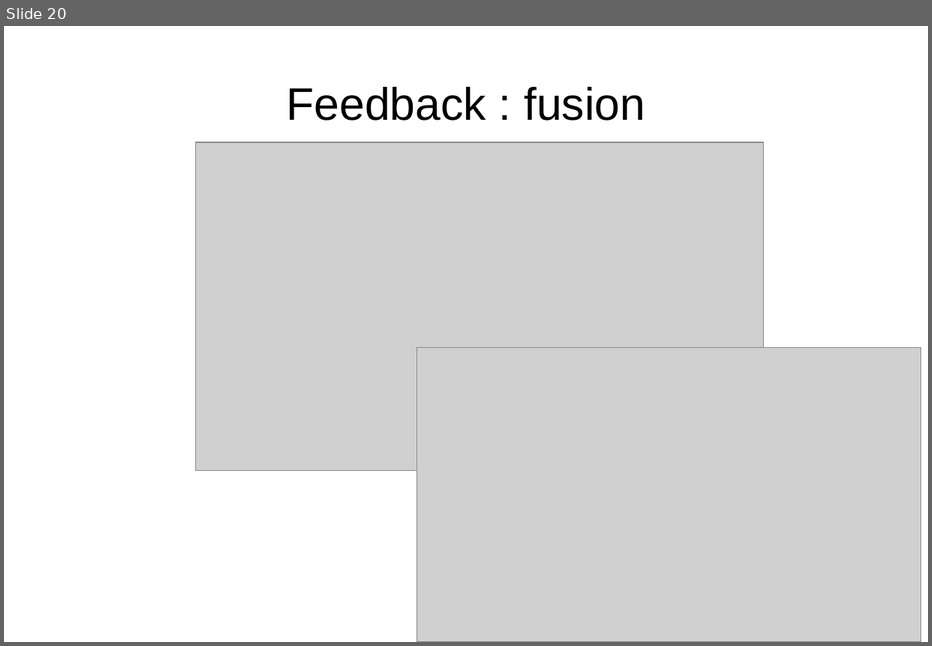
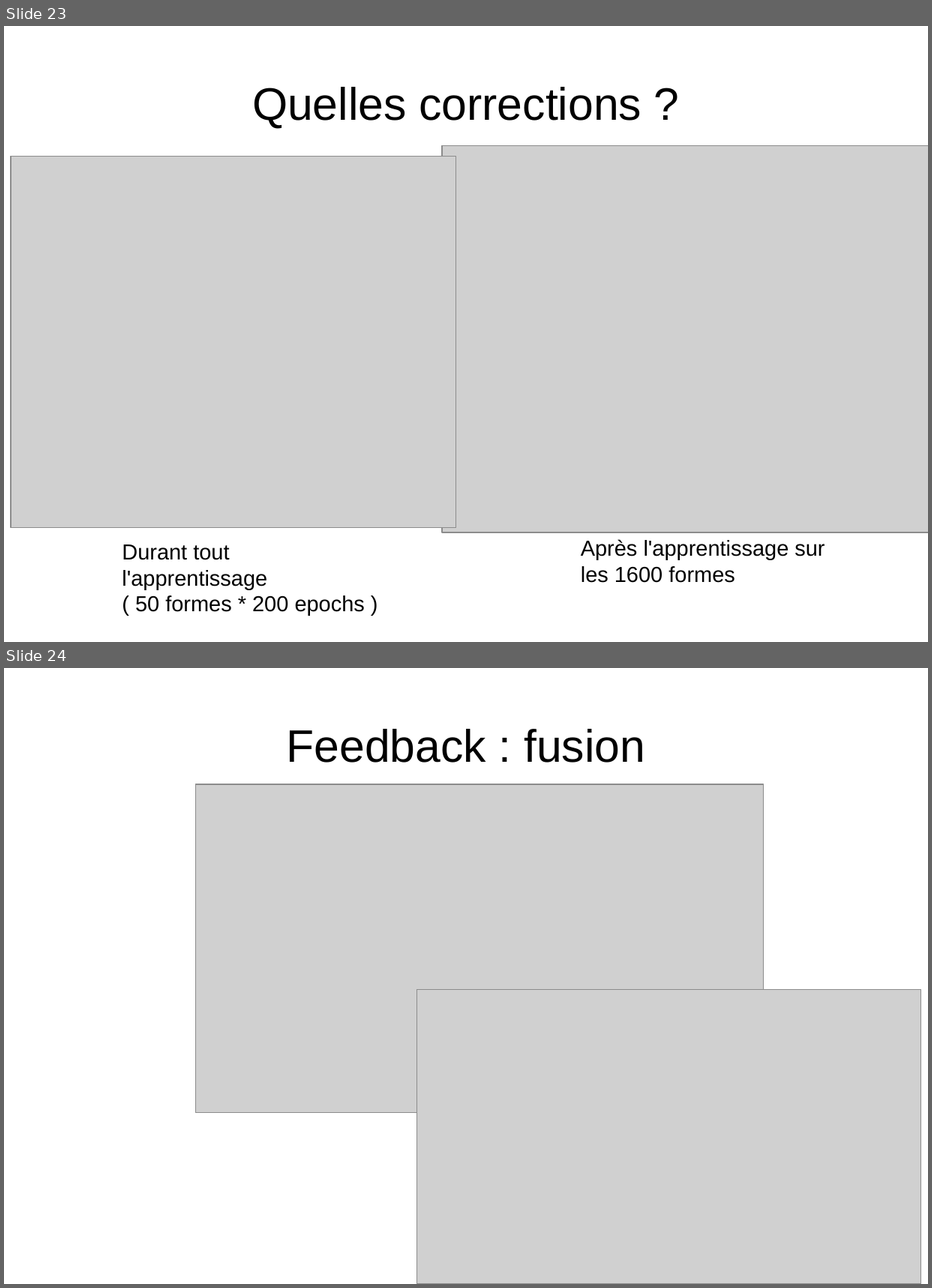
Before and after one commit to matthieu637/anne, a slide deck: exp/pre-presentation/pre-presentation.odp. Shown one above the other, each under a label of ours: slide 20 before the commit, slides 23 and 24 after it. The pictures are 932x646 and 932x1288 pixels, drawn with LibreOffice and Linux fonts; fonts in the diff are those of the drawing; grey boxes stand for pictures. Boxes give left, top, right and bottom in pixels: in the first picture for what was removed or moved away, otherwise in the second. Text is boxed around its words. In the diff, an @@ line names an element or a change of style, - is before the commit and + after.

```diff
--- a/exp/pre-presentation/pre-presentation.odp
+++ b/exp/pre-presentation/pre-presentation.odp
@@ slide 23 added at [4,26,928,642], background #FFFFFF @@
@@ title added at [252,87,642,129], 37.7 pt, text #000000 @@
+Quelles corrections ?
@@ picture added at [11,156,456,528] @@
@@ picture added at [442,146,928,533] @@
@@ text added at [581,539,824,582], 18 pt, text #000000 @@
+Après l'apprentissage sur
+les 1600 formes
@@ text added at [122,544,365,616], 18 pt, text #000000 @@
+Durant tout l'apprentissage
+( 50 formes * 200 epochs )
@@ what was slide 20 is now slide 24 @@
```
Also in this commit, not shown: 11 slides changed, 5 other slides added, 2 slides removed, 1 other file.
